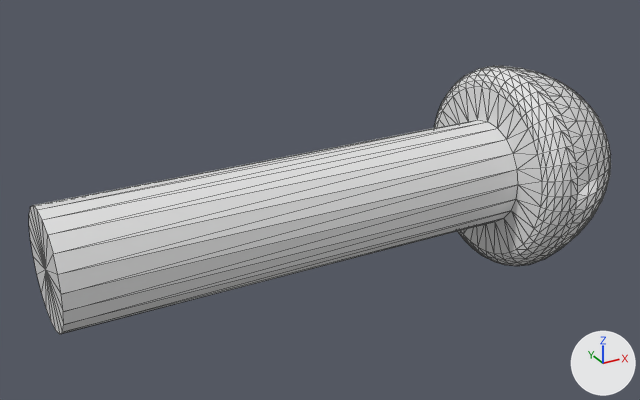
A saved change to the OBJ model PIlot/Assets/Models/Meccano/p5_screw.obj.
Camera for both pictures: a 50 mm camera at (-1.244, -1.868, 0.955) aimed at (-0.2, 0.031, 0.006). Every picture has the same lights, and +X, +Y and +Z are marked at lower right. Mesh edges are drawn as thin lines. Where no turn or scale is listed for an object, it has been applied to the vertices.

Objects in the first picture: 'Parte5.001_Parte5.007'.
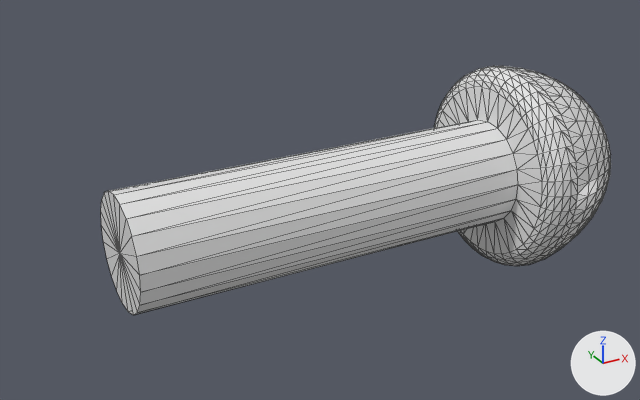
What differs and where, as boxes [x1, y1, x2, y2] in the pictures (640 x 400 px; the box of a moved part takes in the faces that stretch with it):
'Parte5.001_Parte5.007', reshaped (12% narrower, 7% shorter)
    before: [29, 66, 611, 334]
    after: [101, 66, 611, 315]
part 1 of me_parte5_001_parte5_007, moved or reshaped
    before: [29, 134, 481, 334]
    after: [101, 134, 481, 315]

What the commit changed:
me_parte5_001_parte5_007 has 588 vertices, 1172 faces and spans x -0.93..0.63, y -0.29..0.29, z -0.3..0.29.
me_parte5_001_parte5_007 is used by ob_parte5_001_parte5_007; location (0.0, 0.0, 0.0).
me_parte5_001_parte5_007 part 1: all 22 vertices in x -0.93, y -0.15..0.15, z -0.15..0.15 are moved by (0.17, 0.0, 0.0).
